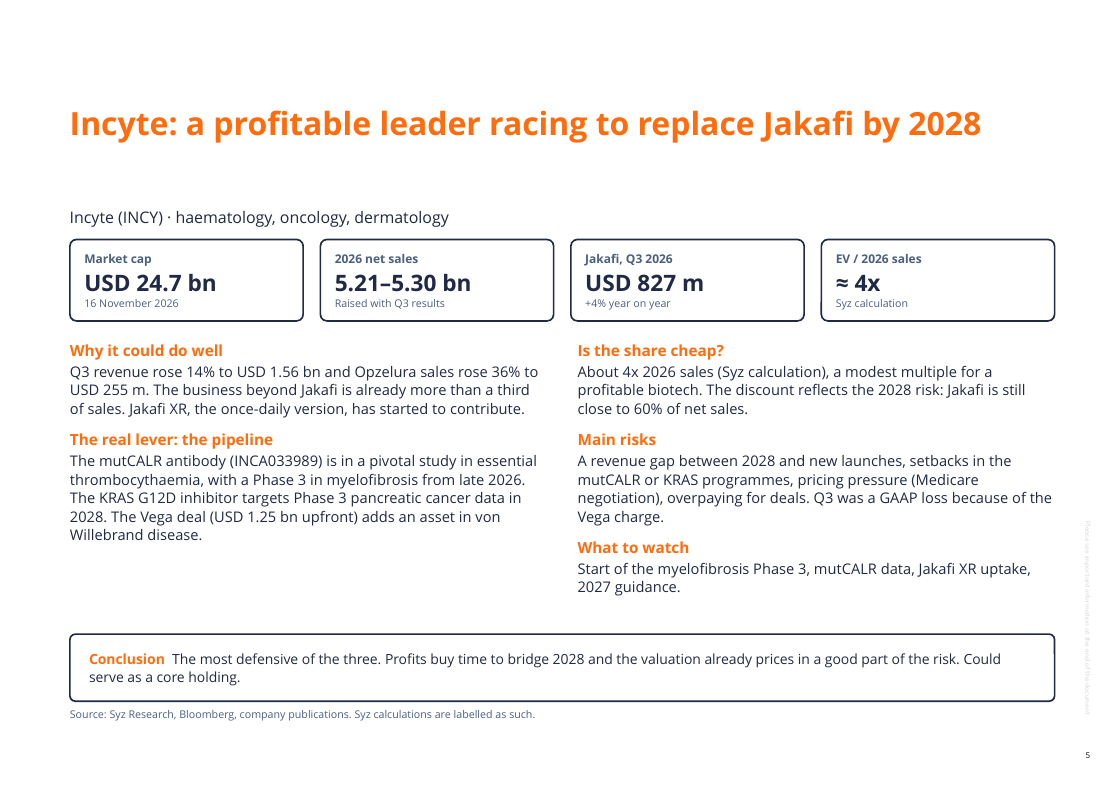
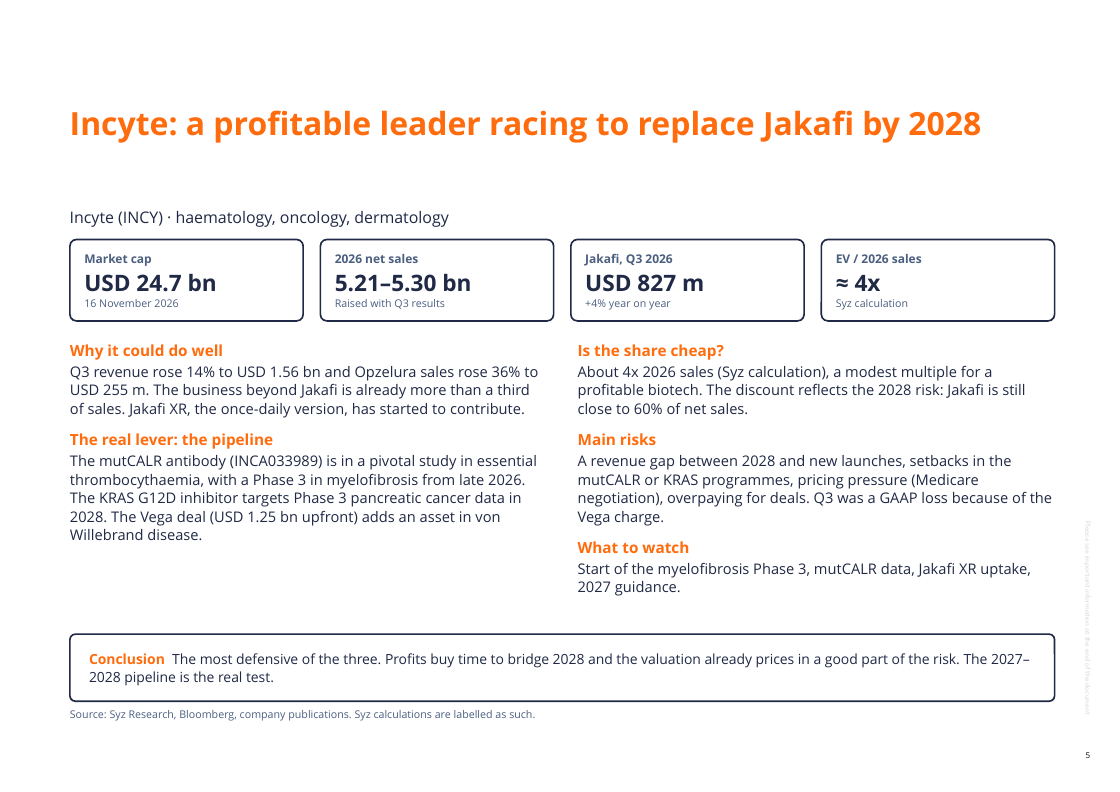
Before and after one commit to jb-db05/adhoc_Equity, a slide deck: slide 5 of notes/2026-11-16-biotech-vktx-imvt-incy/Syz_US_Biotech_fundamental_view_2026-11-16_EN.pptx. Drawn at 1120x792 pixels with LibreOffice and Linux fonts; fonts in the diff are those of the drawing; background and template pictures are left out. Boxes give left, top, right and bottom in pixels: in the first picture for what was removed or moved away, otherwise in the second. Text is boxed around its words. In the diff, an @@ line names an element or a change of style, - is before the commit and + after.

```diff
--- a/notes/2026-11-16-biotech-vktx-imvt-incy/Syz_US_Biotech_fundamental_view_2026-11-16_EN.pptx
+++ b/notes/2026-11-16-biotech-vktx-imvt-incy/Syz_US_Biotech_fundamental_view_2026-11-16_EN.pptx
@@ text at (89,653,1030,686): text changed @@
-Conclusion The most defensive of the three. Profits buy time to bridge 2028 and the valuation already prices in a good part of the risk. Could serve as a core holding.
+Conclusion The most defensive of the three. Profits buy time to bridge 2028 and the valuation already prices in a good part of the risk. The 2027–2028 pipeline is the real test.
```
Also in this commit, not shown: 5 other slides changed, 9 other files.
